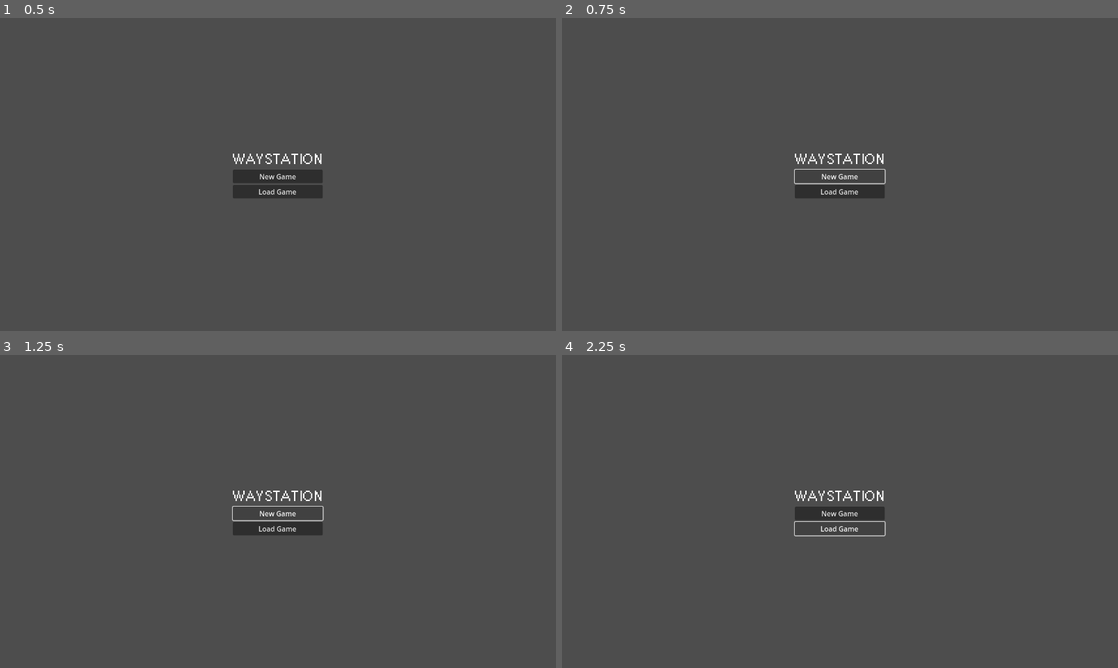
Above: before the commit, frames 1-4 (two rows, left to right).
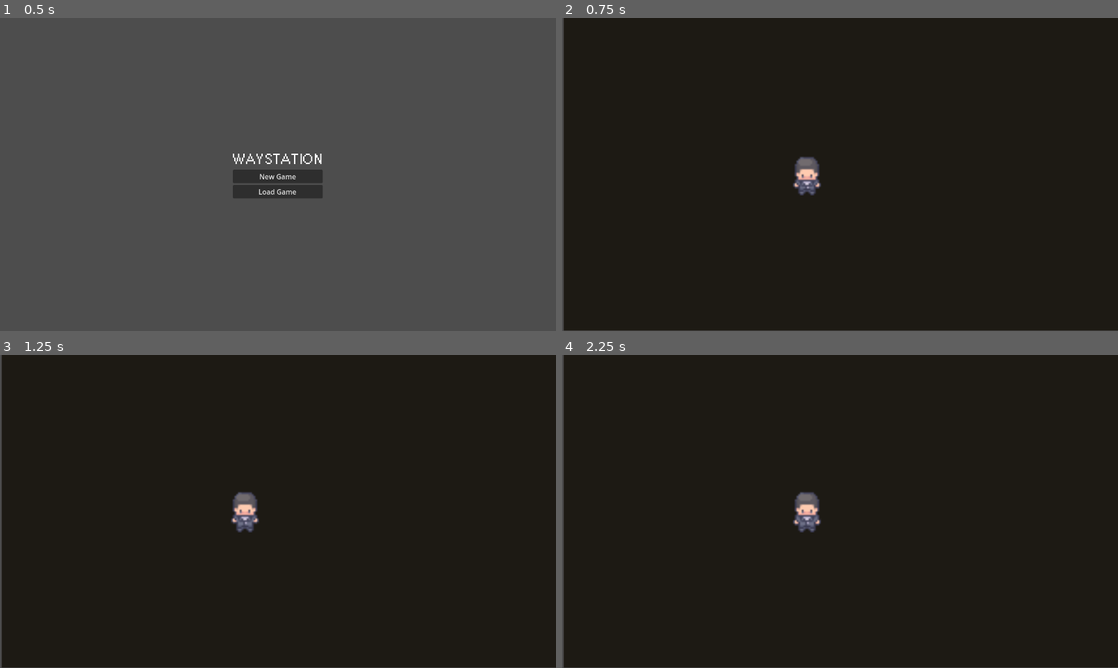
Above: after the commit, the same moments.

Repository: noahZman/waystation-prototype
Game: Godot game, scene res://scenes/start_screen.tscn
Two runs of this game, one before a commit and one after it. Both use one fixed random seed, a clock stepped at 60 frames per second and the inputs below.
Inputs (mouse positions are in pixels of both pictures, inside the frame that each line leads up to):
- Up to frame 1 (0.5 s): no input
- Up to frame 2 (0.75 s): click "New Game" at 0.5 s
- Up to frame 3 (1.25 s): no input
- Up to frame 4 (2.25 s): click (840, 514) at 1.25 s, where only the run before the commit has a clickable "New Game"; click (840, 527) at 2 s, where only the run before the commit has a clickable "Load Game"

Frame 1 is identical in both runs. In frame 2, 99% of the frame differs, in the area x 0-100%, y 0-100%; in frame 3, 99%; in frame 4, 99%.

Commit message:
Connected Start Screen and added player character to workshop scene

Diff:
--- /dev/null
+++ b/scenes/player.gd
@@ -0,0 +1,27 @@
+extends CharacterBody2D
+
+@export var speed := 200.0
+@onready var sprite := $AnimatedSprite2D
+
+func _physics_process(delta):
+	var input_vector := Vector2.ZERO
+	input_vector.x = Input.get_action_strength("ui_right") - Input.get_action_strength("ui_left")
+	input_vector.y = Input.get_action_strength("ui_down") - Input.get_action_strength("ui_up")
+
+	velocity = input_vector.normalized() * speed
+	move_and_slide()
+
+	if input_vector != Vector2.ZERO:
+		update_animation(input_vector)
+	else:
+		sprite.play("idle_down") # or idle in last direction
+
+func update_animation(direction: Vector2):
+	if direction.x > 0:
+		sprite.play("walk_right")
+	elif direction.x < 0:
+		sprite.play("walk_left")
+	elif direction.y > 0:
+		sprite.play("walk_down")
+	elif direction.y < 0:
+		sprite.play("walk_up")
--- a/scenes/player.tscn
+++ b/scenes/player.tscn
@@ -1,7 +1,266 @@
-[gd_scene format=3 uid="uid://c8alj34772b60"]
+[gd_scene load_steps=36 format=3 uid="uid://c8alj34772b60"]
+
+[ext_resource type="Texture2D" uid="uid://dy0o3i460dmxc" path="res://sprites/Modern tiles_Free/Characters_free/Bob_idle_anim_16x16.png" id="1_g2els"]
+[ext_resource type="Script" uid="uid://crd632oexpuma" path="res://scenes/player.gd" id="1_qhqgy"]
+[ext_resource type="Texture2D" uid="uid://cropawb223g6v" path="res://sprites/Modern tiles_Free/Characters_free/Bob_run_16x16.png" id="2_qhqgy"]
+
+[sub_resource type="CapsuleShape2D" id="CapsuleShape2D_qhqgy"]
+radius = 7.0
+height = 20.0
+
+[sub_resource type="AtlasTexture" id="AtlasTexture_dqkch"]
+atlas = ExtResource("1_g2els")
+region = Rect2(288, 0, 16, 32)
+
+[sub_resource type="AtlasTexture" id="AtlasTexture_qlg0r"]
+atlas = ExtResource("1_g2els")
+region = Rect2(304, 0, 16, 32)
+
+[sub_resource type="AtlasTexture" id="AtlasTexture_tuyoq"]
+atlas = ExtResource("1_g2els")
+region = Rect2(320, 0, 16, 32)
+
+[sub_resource type="AtlasTexture" id="AtlasTexture_fjrip"]
+atlas = ExtResource("1_g2els")
+region = Rect2(336, 0, 16, 32)
+
+[sub_resource type="AtlasTexture" id="AtlasTexture_smehm"]
+atlas = ExtResource("1_g2els")
+region = Rect2(352, 0, 16, 32)
+
+[sub_resource type="AtlasTexture" id="AtlasTexture_ur7pv"]
+atlas = ExtResource("1_g2els")
+region = Rect2(368, 0, 16, 32)
+
+[sub_resource type="AtlasTexture" id="AtlasTexture_y4r1p"]
+atlas = ExtResource("2_qhqgy")
+region = Rect2(288, 0, 16, 32)
+
+[sub_resource type="AtlasTexture" id="AtlasTexture_d2wvv"]
+atlas = ExtResource("2_qhqgy")
+region = Rect2(304, 0, 16, 32)
+
+[sub_resource type="AtlasTexture" id="AtlasTexture_3v2ag"]
+atlas = ExtResource("2_qhqgy")
+region = Rect2(320, 0, 16, 32)
+
+[sub_resource type="AtlasTexture" id="AtlasTexture_jej6c"]
+atlas = ExtResource("2_qhqgy")
+region = Rect2(336, 0, 16, 32)
+
+[sub_resource type="AtlasTexture" id="AtlasTexture_f1ej7"]
+atlas = ExtResource("2_qhqgy")
+region = Rect2(352, 0, 16, 32)
+
+[sub_resource type="AtlasTexture" id="AtlasTexture_oprun"]
+atlas = ExtResource("2_qhqgy")
+region = Rect2(368, 0, 16, 32)
+
+[sub_resource type="AtlasTexture" id="AtlasTexture_a8ls1"]
+atlas = ExtResource("2_qhqgy")
+region = Rect2(192, 0, 16, 32)
+
+[sub_resource type="AtlasTexture" id="AtlasTexture_qfm1y"]
+atlas = ExtResource("2_qhqgy")
+region = Rect2(208, 0, 16, 32)
+
+[sub_resource type="AtlasTexture" id="AtlasTexture_fulsm"]
+atlas = ExtResource("2_qhqgy")
+region = Rect2(224, 0, 16, 32)
+
+[sub_resource type="AtlasTexture" id="AtlasTexture_4r5pv"]
+atlas = ExtResource("2_qhqgy")
+region = Rect2(240, 0, 16, 32)
+
+[sub_resource type="AtlasTexture" id="AtlasTexture_60mlk"]
+atlas = ExtResource("2_qhqgy")
+region = Rect2(256, 0, 16, 32)
+
+[sub_resource type="AtlasTexture" id="AtlasTexture_i4ail"]
+atlas = ExtResource("2_qhqgy")
+region = Rect2(272, 0, 16, 32)
+
+[sub_resource type="AtlasTexture" id="AtlasTexture_a38lo"]
+atlas = ExtResource("2_qhqgy")
+region = Rect2(0, 0, 16, 32)
+
+[sub_resource type="AtlasTexture" id="AtlasTexture_4ni07"]
+atlas = ExtResource("2_qhqgy")
+region = Rect2(16, 0, 16, 32)
+
+[sub_resource type="AtlasTexture" id="AtlasTexture_l71n6"]
+atlas = ExtResource("2_qhqgy")
+region = Rect2(32, 0, 16, 32)
+
+[sub_resource type="AtlasTexture" id="AtlasTexture_ke2ow"]
+atlas = ExtResource("2_qhqgy")
+region = Rect2(48, 0, 16, 32)
+
+[sub_resource type="AtlasTexture" id="AtlasTexture_ujl30"]
+atlas = ExtResource("2_qhqgy")
+region = Rect2(64, 0, 16, 32)
+
+[sub_resource type="AtlasTexture" id="AtlasTexture_31cv2"]
+atlas = ExtResource("2_qhqgy")
+region = Rect2(80, 0, 16, 32)
+
+[sub_resource type="AtlasTexture" id="AtlasTexture_pf23h"]
+atlas = ExtResource("2_qhqgy")
+region = Rect2(96, 0, 16, 32)
+
+[sub_resource type="AtlasTexture" id="AtlasTexture_dt7fs"]
+atlas = ExtResource("2_qhqgy")
+region = Rect2(112, 0, 16, 32)
+
+[sub_resource type="AtlasTexture" id="AtlasTexture_wqfne"]
+atlas = ExtResource("2_qhqgy")
+region = Rect2(128, 0, 16, 32)
+
+[sub_resource type="AtlasTexture" id="AtlasTexture_wnwbv"]
+atlas = ExtResource("2_qhqgy")
+region = Rect2(144, 0, 16, 32)
+
+[sub_resource type="AtlasTexture" id="AtlasTexture_gl8cc"]
+atlas = ExtResource("2_qhqgy")
+region = Rect2(160, 0, 16, 32)
+
+[sub_resource type="AtlasTexture" id="AtlasTexture_487ah"]
+atlas = ExtResource("2_qhqgy")
+region = Rect2(176, 0, 16, 32)
+
+[sub_resource type="SpriteFrames" id="SpriteFrames_md1ol"]
+animations = [{
+"frames": [],
+"loop": true,
+"name": &"default",
+"speed": 5.0
+}, {
+"frames": [{
+"duration": 1.0,
+"texture": SubResource("AtlasTexture_dqkch")
+}, {
+"duration": 1.0,
+"texture": SubResource("AtlasTexture_qlg0r")
+}, {
+"duration": 1.0,
+"texture": SubResource("AtlasTexture_tuyoq")
+}, {
+"duration": 1.0,
+"texture": SubResource("AtlasTexture_fjrip")
+}, {
+"duration": 1.0,
+"texture": SubResource("AtlasTexture_smehm")
+}, {
+"duration": 1.0,
+"texture": SubResource("AtlasTexture_ur7pv")
+}],
+"loop": true,
+"name": &"idle_down",
+"speed": 5.0
+}, {
+"frames": [{
+"duration": 1.0,
+"texture": SubResource("AtlasTexture_y4r1p")
+}, {
+"duration": 1.0,
+"texture": SubResource("AtlasTexture_d2wvv")
+}, {
+"duration": 1.0,
+"texture": SubResource("AtlasTexture_3v2ag")
+}, {
+"duration": 1.0,
+"texture": SubResource("AtlasTexture_jej6c")
+}, {
+"duration": 1.0,
+"texture": SubResource("AtlasTexture_f1ej7")
+}, {
+"duration": 1.0,
+"texture": SubResource("AtlasTexture_oprun")
+}],
+"loop": true,
+"name": &"walk_down",
+"speed": 5.0
+}, {
+"frames": [{
+"duration": 1.0,
+"texture": SubResource("AtlasTexture_a8ls1")
+}, {
+"duration": 1.0,
+"texture": SubResource("AtlasTexture_qfm1y")
+}, {
+"duration": 1.0,
+"texture": SubResource("AtlasTexture_fulsm")
+}, {
+"duration": 1.0,
+"texture": SubResource("AtlasTexture_4r5pv")
+}, {
+"duration": 1.0,
+"texture": SubResource("AtlasTexture_60mlk")
+}, {
+"duration": 1.0,
+"texture": SubResource("AtlasTexture_i4ail")
+}],
+"loop": true,
+"name": &"walk_left",
+"speed": 5.0
+}, {
+"frames": [{
+"duration": 1.0,
+"texture": SubResource("AtlasTexture_a38lo")
+}, {
+"duration": 1.0,
+"texture": SubResource("AtlasTexture_4ni07")
+}, {
+"duration": 1.0,
+"texture": SubResource("AtlasTexture_l71n6")
+}, {
+"duration": 1.0,
+"texture": SubResource("AtlasTexture_ke2ow")
+}, {
+"duration": 1.0,
+"texture": SubResource("AtlasTexture_ujl30")
+}, {
+"duration": 1.0,
+"texture": SubResource("AtlasTexture_31cv2")
+}],
+"loop": true,
+"name": &"walk_right",
+"speed": 5.0
+}, {
+"frames": [{
+"duration": 1.0,
+"texture": SubResource("AtlasTexture_pf23h")
+}, {
+"duration": 1.0,
+"texture": SubResource("AtlasTexture_dt7fs")
+}, {
+"duration": 1.0,
+"texture": SubResource("AtlasTexture_wqfne")
+}, {
+"duration": 1.0,
+"texture": SubResource("AtlasTexture_wnwbv")
+}, {
+"duration": 1.0,
+"texture": SubResource("AtlasTexture_gl8cc")
+}, {
+"duration": 1.0,
+"texture": SubResource("AtlasTexture_487ah")
+}],
+"loop": true,
+"name": &"walk_up",
+"speed": 5.0
+}]
 
 [node name="CharacterBody2D" type="CharacterBody2D"]
+script = ExtResource("1_qhqgy")
+
+[node name="CollisionShape2D" type="CollisionShape2D" parent="."]
+position = Vector2(2, 3)
+shape = SubResource("CapsuleShape2D_qhqgy")
 
 [node name="AnimatedSprite2D" type="AnimatedSprite2D" parent="."]
-
-[node name="CollisionShape2D" type="CollisionShape2D" parent="AnimatedSprite2D"]
+position = Vector2(2, -4)
+scale = Vector2(4, 4)
+sprite_frames = SubResource("SpriteFrames_md1ol")
+animation = &"idle_down"
+frame_progress = 0.511595
--- /dev/null
+++ b/scenes/start_screen.gd
@@ -0,0 +1,3 @@
+extends Control
+func _on_new_game_button_pressed() -> void:
+	get_tree().change_scene_to_file("res://scenes/workshop.tscn") # Replace with function body.
--- a/scenes/start_screen.tscn
+++ b/scenes/start_screen.tscn
@@ -1,5 +1,6 @@
-[gd_scene load_steps=2 format=3 uid="uid://3ximkw3qmef5"]
+[gd_scene load_steps=3 format=3 uid="uid://3ximkw3qmef5"]
 
+[ext_resource type="Script" uid="uid://d1c0ktvwweo3v" path="res://scenes/start_screen.gd" id="1_o7i0r"]
 [ext_resource type="FontFile" uid="uid://bjkvld4k5rb2e" path="res://fonts/Pixel Letters Font/Pixellettersfull-BnJ5.ttf" id="1_tx5wa"]
 
 [node name="start_screen" type="Control"]
@@ -9,6 +10,7 @@
 anchor_bottom = 1.0
 grow_horizontal = 2
 grow_vertical = 2
+script = ExtResource("1_o7i0r")
 
 [node name="MainCenterContainer" type="CenterContainer" parent="."]
 layout_mode = 1
@@ -35,3 +37,5 @@
 [node name="LoadGameButton" type="Button" parent="MainCenterContainer/VBoxContainer"]
 layout_mode = 2
 text = "Load Game"
+
+[connection signal="pressed" from="MainCenterContainer/VBoxContainer/NewGameButton" to="." method="_on_new_game_button_pressed"]
--- a/scenes/workshop.tscn
+++ b/scenes/workshop.tscn
@@ -1,4 +1,6 @@
-[gd_scene format=3 uid="uid://dw5npsbd5i3vt"]
+[gd_scene load_steps=2 format=3 uid="uid://dw5npsbd5i3vt"]
+
+[ext_resource type="PackedScene" uid="uid://c8alj34772b60" path="res://scenes/player.tscn" id="1_d7fqo"]
 
 [node name="workshop" type="Node2D"]
 
@@ -6,5 +8,13 @@
 anchors_preset = 15
 anchor_right = 1.0
 anchor_bottom = 1.0
+offset_left = 4.0
+offset_top = -1.0
+offset_right = 1284.0
+offset_bottom = 719.0
 grow_horizontal = 2
 grow_vertical = 2
+color = Color(0.115748, 0.101833, 0.0802348, 1)
+
+[node name="CharacterBody2D" parent="." instance=ExtResource("1_d7fqo")]
+position = Vector2(562, 348)
Not shown, added: scenes/player.gd.uid
Not shown, added: scenes/start_screen.gd.uid
Binary file added: sprites/Hana Caraka - Base Character [sample]/Master File.aseprite
Not shown, added: sprites/Hana Caraka - Base Character [sample]/Read Me.txt
Binary file added: sprites/Hana Caraka - Base Character [sample]/color palette.aseprite
Binary file added: sprites/Hana Caraka - Base Character [sample]/color palette.png
Not shown, added: sprites/Hana Caraka - Base Character [sample]/color palette.png.import
Binary file added: sprites/Hana Caraka - Base Character [sample]/death.aseprite
Binary file added: sprites/Hana Caraka - Base Character [sample]/death.png
Not shown, added: sprites/Hana Caraka - Base Character [sample]/death.png.import
Binary file added: sprites/Hana Caraka - Base Character [sample]/hurt.aseprite
Binary file added: sprites/Hana Caraka - Base Character [sample]/hurt.png
(and 144 more such lines)
